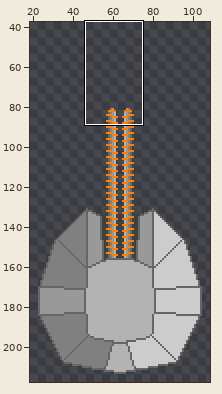
One commit to this sprite sheet: sprites/blocks/turrets/project-memphis.png. The picture above shows the old version from afar; the outline marks the close-up.
Close-up. As it was:
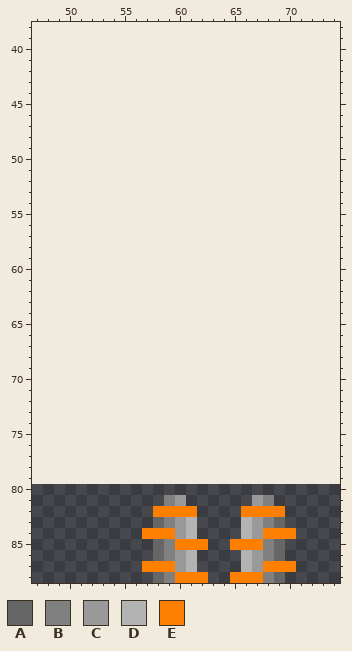
The file is 160x160 pixels. Colours within 5 levels of each other are drawn and written as one. Shown: x 47..74, y 38..88. The old version is drawn lined up with the new one, on the new canvas. The wide view leaves out empty margins.
Palette (. is transparent): A #666666  B #808080  C #999999  D #b3b3b3  E #ff7f00
Pixels before, first column x 57:
81 ..BC......CB..
82 .EEEE....EEEE.
83 .ABCD....DCBA.
84 EEECD....DCEEE
85 .ABEEE..EEEBA.
86 .ABCD....DCBA.
87 EEECD....DCEEE
88 .ABEEE..EEEBA.
The same view after the edit:
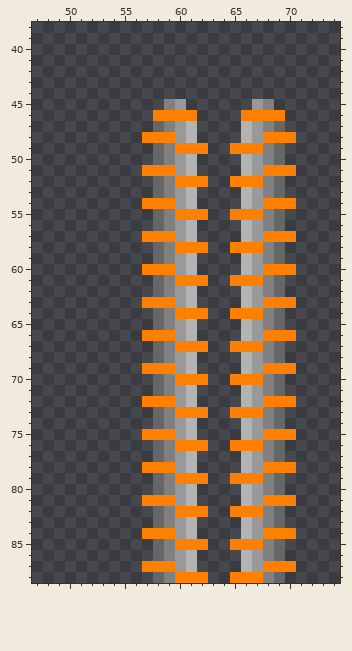
Difference:
canvas 160x160 -> 128x320, the old top-left corner now at -16,80 (the part of the old canvas that was cut away was empty and is not shown)
Changed rows in their new state; - is an unchanged pixel.
first column x 57:
45 --BC------CB--
46 -EEEE----EEEE-
47 -ABCD----DCBA-
48 EEECD----DCEEE
49 -ABEEE--EEEBA-
50 -ABCD----DCBA-
51 EEECD----DCEEE
52 -ABEEE--EEEBA-
53 -ABCD----DCBA-
54 EEECD----DCEEE
55 -ABEEE--EEEBA-
56 -ABCD----DCBA-
57 EEECD----DCEEE
58 -ABEEE--EEEBA-
59 -ABCD----DCBA-
60 EEECD----DCEEE
61 -ABEEE--EEEBA-
62 -ABCD----DCBA-
63 EEECD----DCEEE
64 -ABEEE--EEEBA-
65 -ABCD----DCBA-
66 EEECD----DCEEE
67 -ABEEE--EEEBA-
68 -ABCD----DCBA-
69 EEECD----DCEEE
70 -ABEEE--EEEBA-
71 -ABCD----DCBA-
72 EEECD----DCEEE
73 -ABEEE--EEEBA-
74 -ABCD----DCBA-
75 EEECD----DCEEE
76 -ABEEE--EEEBA-
77 -ABCD----DCBA-
78 EEECD----DCEEE
79 -ABEEE--EEEBA-
80 -ABCD----DCBA-
81 EEE-D----D-EEE
82 -AB--E--E--BA-
Boxes around the changes in both close-ups, in picture pixels (x1, y1, x2, y2):
changed: (142, 99, 296, 517)
